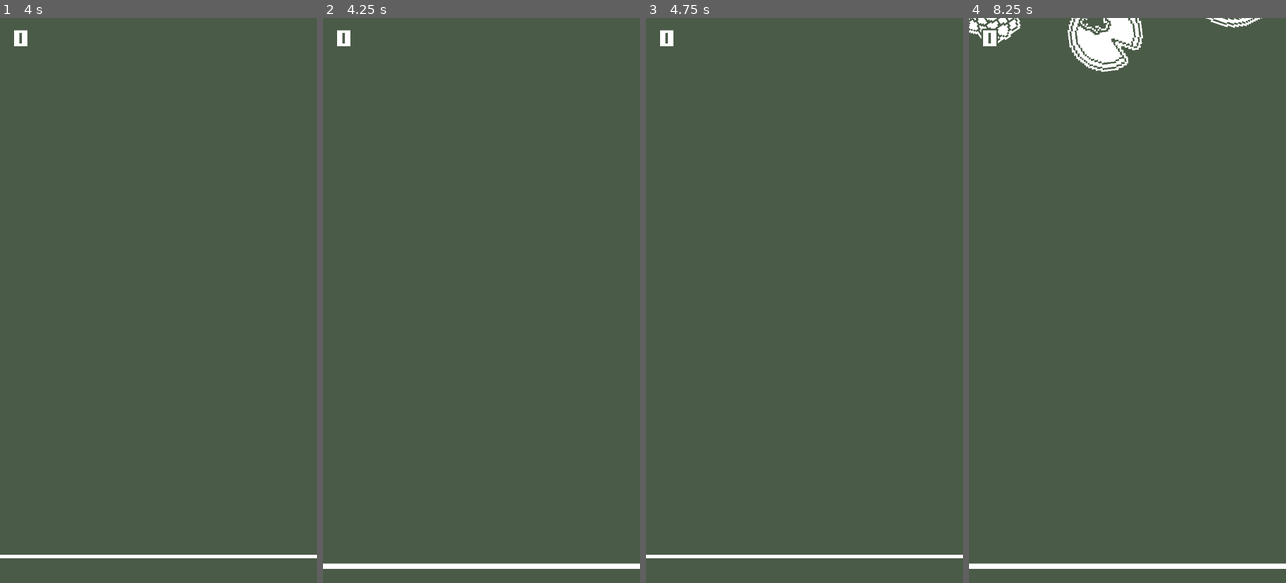
Above: before the commit, frames 1-4 (left to right).
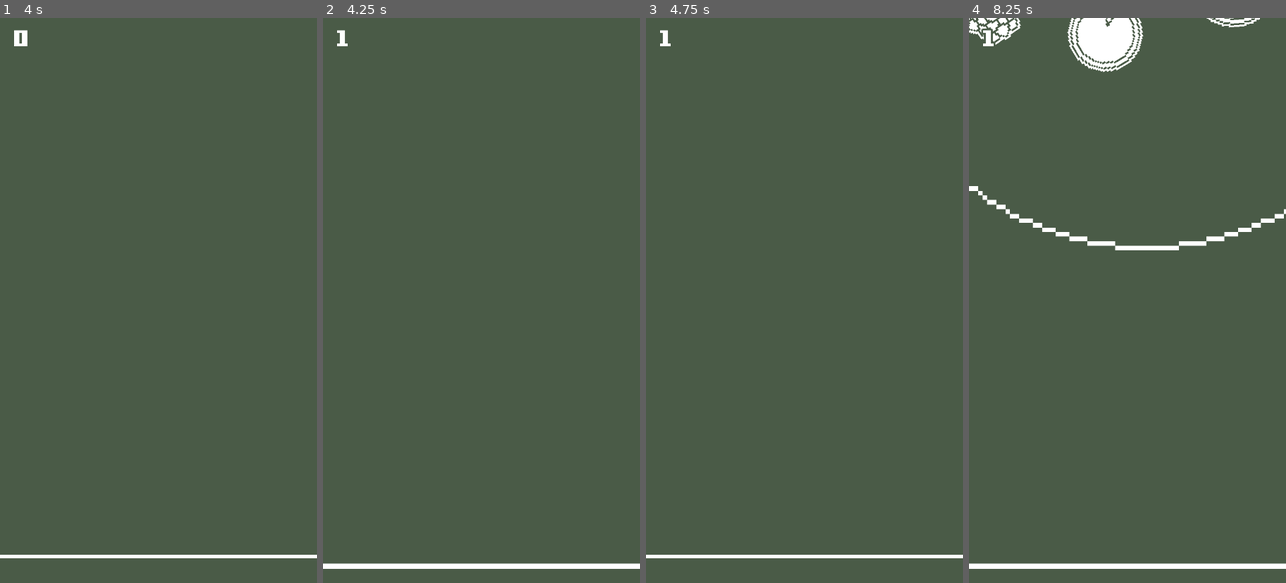
Above: after the commit, the same moments.

Repository: DGIST2023choidoyun/flogtus
Game: Godot game, scene res://Scenes/main.tscn
Same seed, same stepped clock (60 frames per second), same inputs: the game is played once before the commit and once after it.
Inputs (mouse positions are in pixels of both pictures, inside the frame that each line leads up to):
- Up to frame 1 (4 s): move the mouse to (228, 272) at 0.52 s; tap Space (Jump) at 0.6, 0.77, 1.07, 1.35, 1.52, 1.82, 2.1, 2.85, 3.02, 3.32, 3.6, 3.77 s; click (228, 272) at 0.67 s; move the mouse to (95, 328) at 1.27 s; click (95, 328) at 1.42 s; move the mouse to (190, 176) at 2.02 s; click (190, 176) at 2.17 s; move the mouse to (142, 413) at 2.77 s; click (142, 413) at 2.92 s; tap Enter at 3.5 s; move the mouse to (253, 385) at 3.52 s; click (253, 385) at 3.67 s
- Up to frame 2 (4.25 s): tap Space (Jump) at 4.07 s
- Up to frame 3 (4.75 s): tap Space (Jump) at 4.25, 4.35, 4.52 s; move the mouse to (709, 215) at 4.27 s; click (709, 215) at 4.42 s
- Up to frame 4 (8.25 s): tap Space (Jump) at 4.82, 5.1, 5.85, 6.02, 6.32, 6.6, 6.77, 7.07, 7.35, 7.52, 7.82, 8.1 s; tap Enter at 5 s; move the mouse to (1143, 300) at 5.02 s; click (1143, 300) at 5.17 s; move the mouse to (1079, 159) at 5.77 s; click (1079, 159) at 5.92 s; move the mouse to (1197, 272) at 6.52 s; click (1197, 272) at 6.67 s; move the mouse to (1064, 328) at 7.27 s; click (1064, 328) at 7.42 s; move the mouse to (1159, 176) at 8.02 s; click (1159, 176) at 8.17 s

Frame 1 is identical in both runs. In frame 2, less than 0.1% of the frame differs, in the area x 4-9%, y 2-5%; in frame 3, less than 0.1%; in frame 4, 1.7%, in the area x 0-100%, y 0-42%.

Commit message:
0827

Diff:
--- a/Objects/frog.tscn
+++ b/Objects/frog.tscn
@@ -180,7 +180,7 @@
 }]
 
 [sub_resource type="RectangleShape2D" id="RectangleShape2D_giiu1"]
-size = Vector2(1, 1)
+size = Vector2(3, 2)
 
 [sub_resource type="RectangleShape2D" id="RectangleShape2D_kuh1s"]
 size = Vector2(180, 320)
@@ -194,6 +194,7 @@
 
 [node name="LandPoint" type="Marker2D" parent="."]
 unique_name_in_owner = true
+scale = Vector2(0.4, 0.4)
 script = ExtResource("7_giiu1")
 
 [node name="RemoteTransform2D" type="RemoteTransform2D" parent="LandPoint"]
@@ -205,7 +206,8 @@
 top_level = true
 z_index = 1
 texture_filter = 1
-position = Vector2(0, 2)
+position = Vector2(0, 0.8)
+scale = Vector2(0.4, 0.4)
 texture = ExtResource("7_1lrn2")
 
 [node name="Sprite" type="AnimatedSprite2D" parent="."]
@@ -216,7 +218,7 @@
 script = ExtResource("3_506uw")
 
 [node name="Shape" type="CollisionShape2D" parent="."]
-position = Vector2(0, 2)
+position = Vector2(0, 3)
 shape = SubResource("RectangleShape2D_giiu1")
 
 [node name="VisibleOnScreenNotifier2D" type="VisibleOnScreenNotifier2D" parent="."]
@@ -239,24 +241,23 @@
 [node name="JumpSound" type="AudioStreamPlayer2D" parent="."]
 unique_name_in_owner = true
 stream = ExtResource("3_ii6tf")
-volume_db = 10.0
+volume_db = 2.0
 bus = &"Effect"
 
 [node name="CroakSound" type="AudioStreamPlayer2D" parent="."]
 unique_name_in_owner = true
 stream = ExtResource("5_giiu1")
-volume_db = 24.0
+volume_db = 15.0
 bus = &"Effect"
 
 [node name="SplashSound" type="AudioStreamPlayer2D" parent="."]
 unique_name_in_owner = true
 stream = ExtResource("6_giiu1")
-volume_db = 12.0
+volume_db = 2.0
 bus = &"Effect"
 
 [node name="Wave" parent="." instance=ExtResource("9_mp1wj")]
 
-[connection signal="animation_changed" from="Sprite" to="Sprite" method="_on_animation_changed"]
 [connection signal="animation_finished" from="Sprite" to="Sprite" method="_on_animation_finished"]
 [connection signal="frame_changed" from="Sprite" to="Sprite" method="_on_frame_changed"]
 [connection signal="screen_entered" from="VisibleOnScreenNotifier2D" to="CanvasLayer/TouchControl" method="show"]
--- a/Scenes/main.tscn
+++ b/Scenes/main.tscn
@@ -149,6 +149,7 @@
 
 [node name="Sound" type="AudioStreamPlayer2D" parent="Waterfall"]
 stream = ExtResource("8_choun")
+volume_db = -3.0
 autoplay = true
 bus = &"BGM"
 parameters/looping = true
--- /dev/null
+++ b/Scripts/class/angular_hook.gd
@@ -0,0 +1,9 @@
+class_name AngularHook extends Object
+
+func _init(target: RigidBody2D) -> void:
+	var avel: float
+	if randi() & 2:
+		avel = 2
+	else:
+		avel = -2
+	target.angular_velocity = avel
--- a/Scripts/frog/frog.gd
+++ b/Scripts/frog/frog.gd
@@ -39,7 +39,7 @@
 			'''점프 애니메이션 설정'''
 			if state != STATE.LANDED and state != STATE.WALKED and not is_ready:
 				return
-			var charged: float = charge_full - $ChargeTimer.time_left
+			var charged = charge_full - $ChargeTimer.time_left
 			var pos_tween: Tween = create_tween()
 			var tween_time: float = charged * over_air_coef
 
@@ -80,14 +80,13 @@
 	elif Input.is_action_just_pressed(&"Jump"):
 		'''점프 타이머 & 착지 지점 설정'''
 		$ChargeTimer.start()
+		$LandPoint.show()
 
 		is_ready = true
 
 		await get_tree().create_timer(0.1).timeout
 		if is_ready:
 			$Sprite.animate("ready")
-			$LandPoint.show()
-
 	elif Input.is_action_just_released(&"Jump"):
 		is_ready = false
 
--- a/Scripts/frog/frog_animation.gd
+++ b/Scripts/frog/frog_animation.gd
@@ -34,14 +34,10 @@
 		"ready":
 			if self.animation == &"idle":
 				self.play(&"ready")
+				walk_frame = 0
 		"land":
 			self.play(&"land")
 		"walk":
 			self.play(&"walk")
 			self.scale.x = 1 if walk_frame % 2 == 0 else -1
 			walk_frame += 1
-
-
-
-func _on_animation_changed() -> void:
-	prints("anim", self.animation)
--- a/Scripts/frog/land_point.gd
+++ b/Scripts/frog/land_point.gd
@@ -1,6 +1,7 @@
 extends Marker2D
 
 const jump_thres: float = 15.0
+const init_scale: float = 0.4
 
 var is_real_jump: bool = false
 
@@ -9,11 +10,13 @@
 
 func _process(_delta: float) -> void:
 	var charged: float = Frog.charge_full - %ChargeTimer.time_left
-	var dest: Vector2 = Vector2.UP * charged / Frog.charge_full * Frog.max_dist
+	var ratio: float = charged / Frog.charge_full
+	var dest: Vector2 = Vector2.UP * Frog.max_dist
 
 	if not is_real_jump and dest.length() >= jump_thres:
 		is_real_jump = true
-	self.position = dest
+	self.position = dest * ratio
+	self.scale = Vector2.ONE * ((1.0 - init_scale) * ratio + init_scale)
 
 func _notification(what: int) -> void:
 	if what == NOTIFICATION_VISIBILITY_CHANGED:
--- a/Scripts/platform/lotus.gd
+++ b/Scripts/platform/lotus.gd
@@ -6,8 +6,4 @@
 var avel: float = 0.0 # 각속도
 
 func _ready() -> void:
-	if randi() & 2:
-		avel = 2
-	else:
-		avel = -2
-	self.angular_velocity = avel
+	AngularHook.new(self)
--- a/project.godot
+++ b/project.godot
@@ -26,7 +26,6 @@
 Data="*res://scripts/global/data.gd"
 LeapServer="*res://scripts/global/leap_server.gd"
 Counter="*res://scripts/global/counter.gd"
-DebugMenu="*res://addons/debug_menu/debug_menu.tscn"
 
 [debug]
 
@@ -51,10 +50,6 @@
 window/size/window_height_override=1280
 window/stretch/mode="canvas_items"
 window/handheld/orientation=1
-
-[editor_plugins]
-
-enabled=PackedStringArray("res://addons/debug_menu/plugin.cfg")
 
 [file_customization]
 
Not shown, added: Scripts/class/angular_hook.gd.uid
